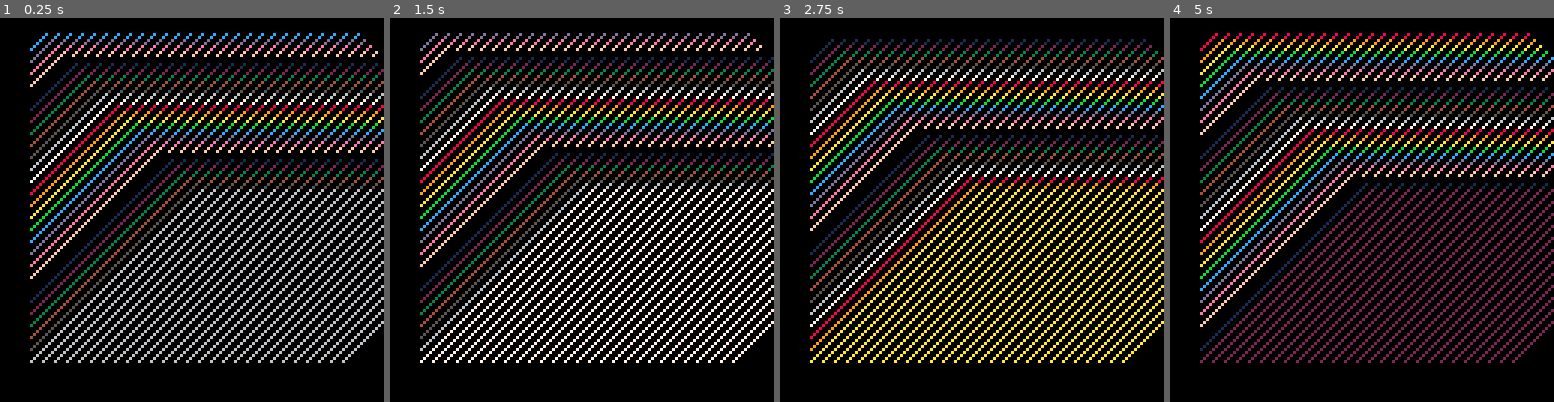
Above: before the commit, frames 1-4 (left to right).
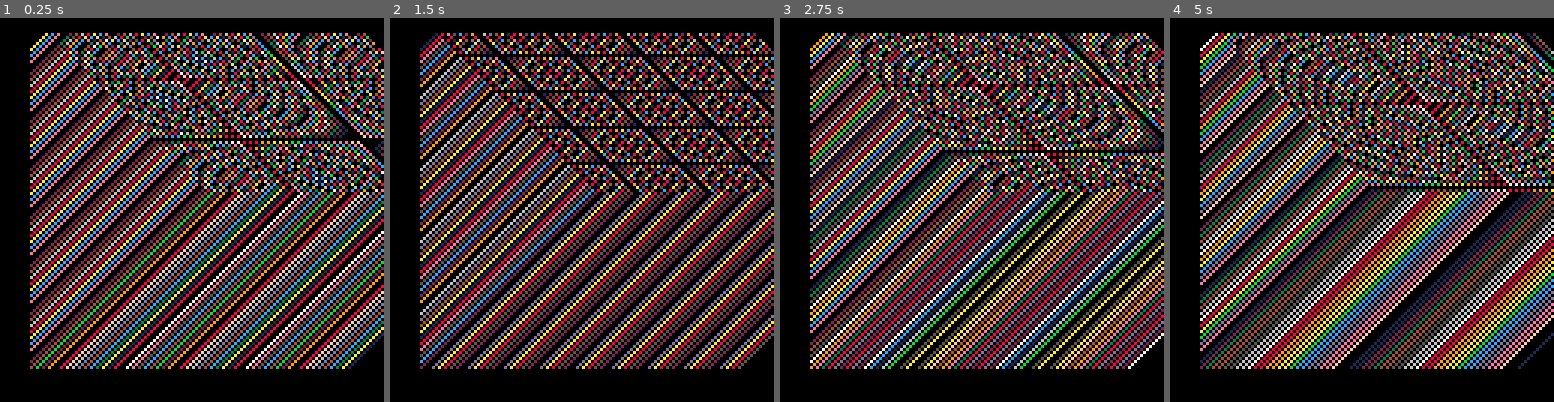
Above: after the commit, the same moments.

Repository: 0x4D5352/mussar.p8
Game: PICO-8 cartridge rainbow_cube.p8
Same seed, same stepped clock (60 frames per second), same inputs: the game is played once before the commit and once after it.
Inputs:
- Up to frame 1 (0.25 s): no input
- Up to frame 2 (1.5 s): no input
- Up to frame 3 (2.75 s): no input
- Up to frame 4 (5 s): no input

The runs differ from the first frame. In frame 1, 35% of the frame differs, in the area x 7-100%, y 3-92%; in frame 2, 36%; in frame 3, 37%; in frame 4, 37%.

Commit message:
update rainbow_cube.p8

Diff:
--- a/rainbow_cube.p8
+++ b/rainbow_cube.p8
@@ -8,7 +8,7 @@
 function _update()
 	now = t()
 	deltatime = now - last
-	if deltatime >= 0.15 then
+	if deltatime >= 0.25 then
 		clr = flr(rnd(16))+1
 		last = now
 	end
@@ -16,11 +16,12 @@
 
 function _draw()
 	cls()
-	for y=10,117,4 do
-		for x=10,117,4 do
+	for y=10,117,2 do
+		for x=10,117,2 do
 			local y2 = y / 2
-			local x2 = x / 2
-			line(x,y,x+y2,y2,clr+y/4)
+			line(x,y,x+y2,y2,y*x/clr)
+			--circfill(x,y,(x/y)+1,y*clr/x)
+			--pset(x,y,x*y/clr)
 		end
 	end
 	--     x1 y1 x2 y2
